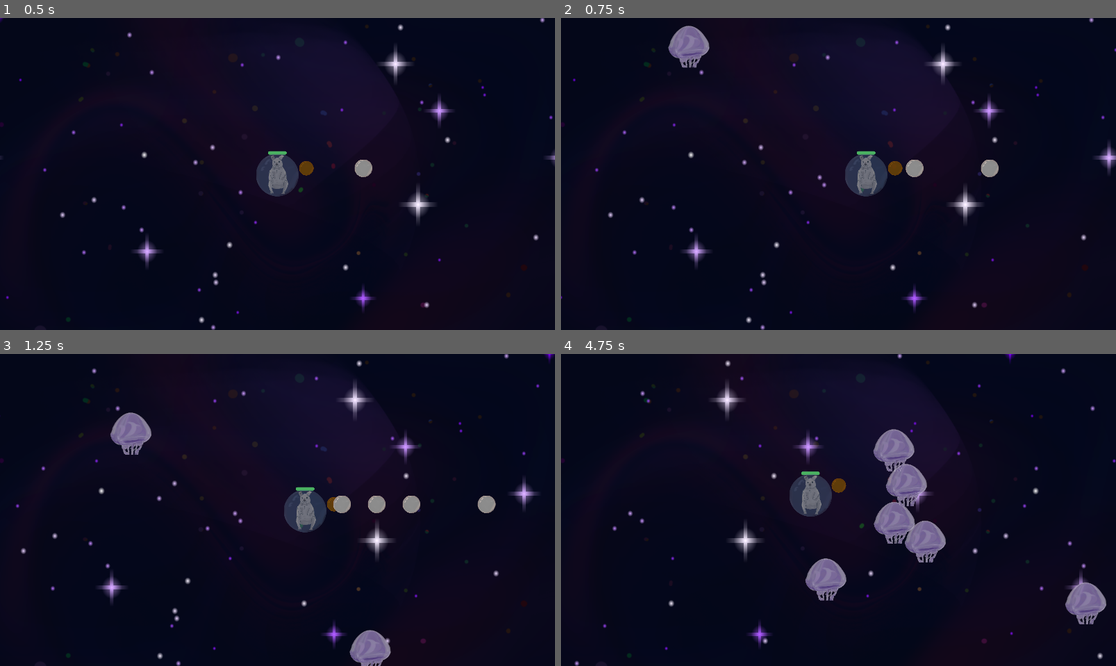
Above: before the commit, frames 1-4 (two rows, left to right).
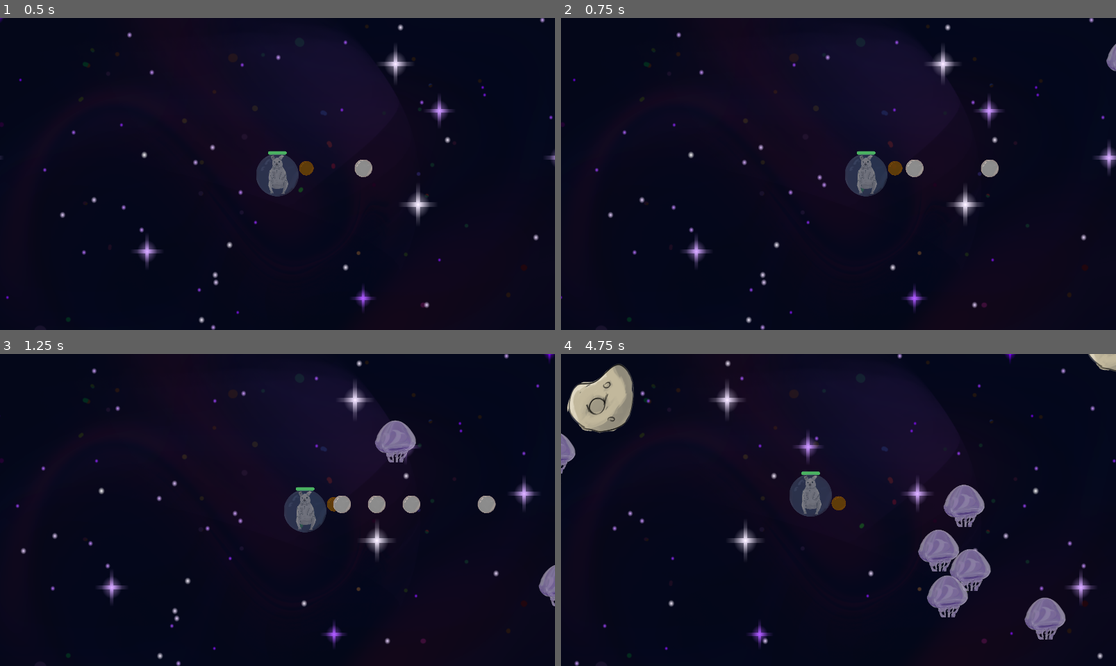
Above: after the commit, the same moments.

Repository: Prototype-Club/CosmicQuokka
Game: Godot game, scene res://Levels/stage_1.tscn
Two runs of this game, one before a commit and one after it. Both use one fixed random seed, a clock stepped at 60 frames per second and the inputs below.
Inputs:
- Up to frame 1 (0.5 s): no input
- Up to frame 2 (0.75 s): hold D (move_right) from 0.53 s (still down)
- Up to frame 3 (1.25 s): keep holding D (move_right)
- Up to frame 4 (4.75 s): release D (move_right) at 1.28 s; hold S (move_down) 1.28-2.03 s; hold D (move_right) 2.03-2.78 s; hold W (move_up) 2.78-3.53 s; hold A (move_left) from 3.53 s (still down)

Frame 1 is identical in both runs. In frame 2, 0.8% of the frame differs, in the area x 19-100%, y 2-18%; in frame 3, 2.2%; in frame 4, 9.2%, in the area x 0-100%, y 0-92%.

Commit message:
Asteroids and Enemy Spawning
- Asteroids added
- Enemy Manager now has spawn number limit
- Enemies and Asteroids that are beyond a threshold distance are "respawned" positionally

Diff:
--- /dev/null
+++ b/Characters/enemy/asteroid/asteroid.gd
@@ -0,0 +1,13 @@
+extends RigidBody2D
+
+var rotationSpeed
+
+# Called when the node enters the scene tree for the first time.
+func _ready() -> void:
+	rotationSpeed = randf_range(-1,1)
+	print(rotationSpeed)
+
+
+# Called every frame. 'delta' is the elapsed time since the previous frame.
+func _physics_process(delta: float) -> void:
+	rotation += rotationSpeed/20
--- /dev/null
+++ b/Characters/enemy/asteroid/asteroid.tscn
@@ -0,0 +1,25 @@
+[gd_scene load_steps=4 format=3 uid="uid://tpmi70bi6n12"]
+
+[ext_resource type="Script" path="res://Characters/enemy/asteroid/asteroid.gd" id="1_b2ehi"]
+[ext_resource type="Texture2D" uid="uid://cnoi7ygnomhvk" path="res://Sprites/Enemies/asteroid1.png" id="1_kqyas"]
+
+[sub_resource type="CircleShape2D" id="CircleShape2D_xt0a2"]
+radius = 120.067
+
+[node name="Asteroid" type="RigidBody2D"]
+disable_mode = 1
+collision_layer = 4
+collision_mask = 4
+mass = 100.0
+gravity_scale = 0.0
+freeze = true
+script = ExtResource("1_b2ehi")
+
+[node name="Sprite2D" type="Sprite2D" parent="."]
+position = Vector2(7.35938, 5.04385)
+scale = Vector2(0.225639, 0.213923)
+texture = ExtResource("1_kqyas")
+
+[node name="CollisionShape2D" type="CollisionShape2D" parent="."]
+shape = SubResource("CircleShape2D_xt0a2")
+debug_color = Color(0.996414, 0, 0.187186, 0.42)
--- a/Characters/enemy/enemy.tscn
+++ b/Characters/enemy/enemy.tscn
@@ -9,7 +9,7 @@
 [node name="Enemy" type="CharacterBody2D"]
 scale = Vector2(0.5, 0.5)
 collision_layer = 2
-collision_mask = 3
+collision_mask = 7
 motion_mode = 1
 script = ExtResource("1_xjfbh")
 
--- a/Characters/enemy/enemy_manager.gd
+++ b/Characters/enemy/enemy_manager.gd
@@ -1,6 +1,18 @@
 extends Node2D
 
 @export var sceneRootNode: Node2D
+
+@export var enemyTypes: Array[PackedScene] = [preload("res://Characters/enemy/enemy.tscn")]
+@export var enemyMax: int = 30
+var enemyList: Array[Node2D] = []
+
+#@export var asteroid: PackedScene = preload("res://Characters/enemy/asteroid/asteroid.tscn")
+@export var asteroids: Array[PackedScene] = [preload("res://Characters/enemy/asteroid/asteroid.tscn")]
+@export var asteroidMax: int = 10
+var asteroidList: Array[Node2D] = []
+
+@export var repositionDistanceThreshold: float = 2000
+
 var playerTarget
 
 # Called when the node enters the scene tree for the first time.
@@ -12,17 +24,51 @@
 	if playerTarget:
 		position = playerTarget.position
 
+func spawn_entity(scenefab) -> Node:
+	var new_entity = scenefab.instantiate()
+	spawn_position(new_entity)
+	if sceneRootNode:
+		sceneRootNode.add_child(new_entity)
+	else:
+		get_parent().add_child(new_entity)
+	print("spawnwing %s at: %s" % [new_entity, new_entity.global_position])
+	return new_entity
+
+func spawn_position(target):
+	%PathFollow2D.progress_ratio = randf()
+	target.global_position = %PathFollow2D.global_position
+
 func spawn_enemy():
-	var new_enemy = preload("res://Characters/enemy/enemy.tscn").instantiate()
-	%PathFollow2D.progress_ratio = randf()
-	new_enemy.global_position = %PathFollow2D.global_position
-	if sceneRootNode:
-		sceneRootNode.add_child(new_enemy)
-	else:
-		get_parent().add_child(new_enemy)
+	enemyList = sanitize_array(enemyList)
+	for i in enemyList:
+		if !is_instance_valid(i):
+			continue
+		if (i.position-position).length()>repositionDistanceThreshold:
+			spawn_position(i)
 
-	print("spawnwing enemy at: %s" % new_enemy.global_position)
+	if enemyList.size() < enemyMax:
+		var new_enemy = enemyTypes[0] #TODO: pick random enemies from list
+		enemyList.append(spawn_entity(new_enemy))
 
+func spawn_asteroid():
+	asteroidList = sanitize_array(asteroidList)
+	for i in asteroidList:
+		if !is_instance_valid(i):
+			continue
+		if (i.position-position).length()>repositionDistanceThreshold:
+			spawn_position(i)
+
+	if asteroidList.size() < asteroidMax:
+		var new_asteroid = asteroids[0] #TODO: pick random asteroid from list
+		asteroidList.append(spawn_entity(new_asteroid))
+
+func sanitize_array(dirty_array: Array[Node2D]) -> Array[Node2D]:
+	var clean_array: Array[Node2D] = []
+	for item in dirty_array:
+		if is_instance_valid(item):
+			clean_array.append(item)
+	return clean_array
 
 func _on_timer_timeout() -> void:
 	spawn_enemy()
+	spawn_asteroid()
--- a/Characters/enemy/enemy_manager.tscn
+++ b/Characters/enemy/enemy_manager.tscn
@@ -9,14 +9,18 @@
 point_count = 5
 
 [node name="EnemyManager" type="Node2D"]
+light_mask = 0
+visibility_layer = 6
 script = ExtResource("1_bl12j")
 
 [node name="Path2D" type="Path2D" parent="."]
-position = Vector2(-940, -484)
+position = Vector2(-1185.47, -739.755)
+scale = Vector2(1.23335, 1.48523)
 curve = SubResource("Curve2D_uamhl")
 
 [node name="PathFollow2D" type="PathFollow2D" parent="Path2D"]
 unique_name_in_owner = true
+visible = false
 position = Vector2(-71, -76)
 rotation = -0.004352
 
--- /dev/null
+++ b/Characters/enemy/jellyfish/jellyfish.gd
@@ -0,0 +1,7 @@
+extends Enemy
+class_name Jellyfish
+
+@export var moveInterval := 1
+
+func chaseTarget(moveSpeed, playerTarget) -> void:
+	pass
--- /dev/null
+++ b/Characters/enemy/jellyfish/jellyfish.tscn
@@ -0,0 +1,19 @@
+[gd_scene load_steps=4 format=3 uid="uid://ce6yfhoolp34a"]
+
+[ext_resource type="Script" path="res://Characters/enemy/jellyfish/jellyfish.gd" id="1_q8ik2"]
+[ext_resource type="Texture2D" uid="uid://goi6t5kwpwy0" path="res://Sprites/Enemies/jellyfish.png" id="2_6u2v5"]
+
+[sub_resource type="CircleShape2D" id="CircleShape2D_o8n5m"]
+radius = 120.067
+
+[node name="Jellyfish" type="CharacterBody2D"]
+script = ExtResource("1_q8ik2")
+
+[node name="Sprite2D" type="Sprite2D" parent="."]
+position = Vector2(7.35938, 5.04385)
+scale = Vector2(0.614248, 0.582352)
+texture = ExtResource("2_6u2v5")
+
+[node name="CollisionShape2D" type="CollisionShape2D" parent="."]
+shape = SubResource("CircleShape2D_o8n5m")
+debug_color = Color(0.996414, 0, 0.187186, 0.42)
--- a/Characters/enemy/test_level.tscn
+++ b/Characters/enemy/test_level.tscn
@@ -1,14 +1,25 @@
-[gd_scene load_steps=3 format=3 uid="uid://cukfqetfwtdid"]
+[gd_scene load_steps=4 format=3 uid="uid://cukfqetfwtdid"]
 
 [ext_resource type="PackedScene" uid="uid://cvn2ttnt65nx5" path="res://Characters/quokka/quokka.tscn" id="1_wlpv0"]
 [ext_resource type="PackedScene" uid="uid://3muihwqelhxo" path="res://Characters/enemy/enemy_manager.tscn" id="3_610vn"]
+[ext_resource type="Texture2D" uid="uid://brywkx4mth0oy" path="res://Sprites/universe_background.webp" id="3_g8c1p"]
 
 [node name="TestLevel" type="Node2D"]
 
 [node name="CharacterBody2D" parent="." instance=ExtResource("1_wlpv0")]
 position = Vector2(183, 388)
 
-[node name="Camera2D" type="Camera2D" parent="CharacterBody2D"]
+[node name="Camera2D2" type="Camera2D" parent="CharacterBody2D"]
 
 [node name="EnemyManager" parent="." instance=ExtResource("3_610vn")]
 position = Vector2(172, 355)
+
+[node name="TextureRect" type="TextureRect" parent="."]
+z_index = -10
+offset_left = -10763.0
+offset_top = -5445.0
+offset_right = 11091.0
+offset_bottom = 6180.0
+texture = ExtResource("3_g8c1p")
+expand_mode = 1
+stretch_mode = 1
--- a/Characters/quokka/quokka.tscn
+++ b/Characters/quokka/quokka.tscn
@@ -26,6 +26,9 @@
 corner_radius_bottom_left = 8
 
 [node name="Player" type="CharacterBody2D" groups=["player"]]
+position = Vector2(0, -1)
+collision_layer = 5
+collision_mask = 5
 motion_mode = 1
 script = ExtResource("1_kjci0")
 
